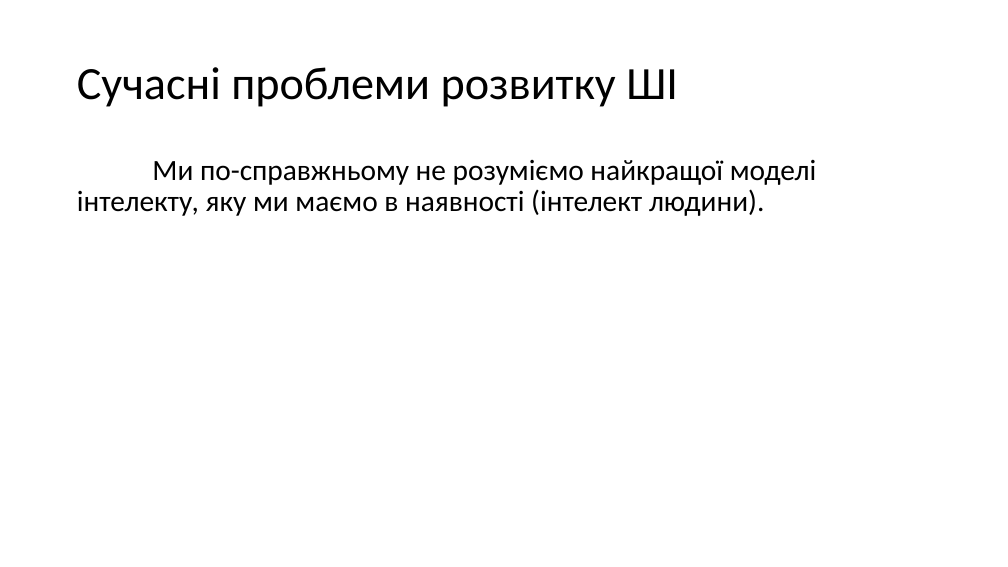
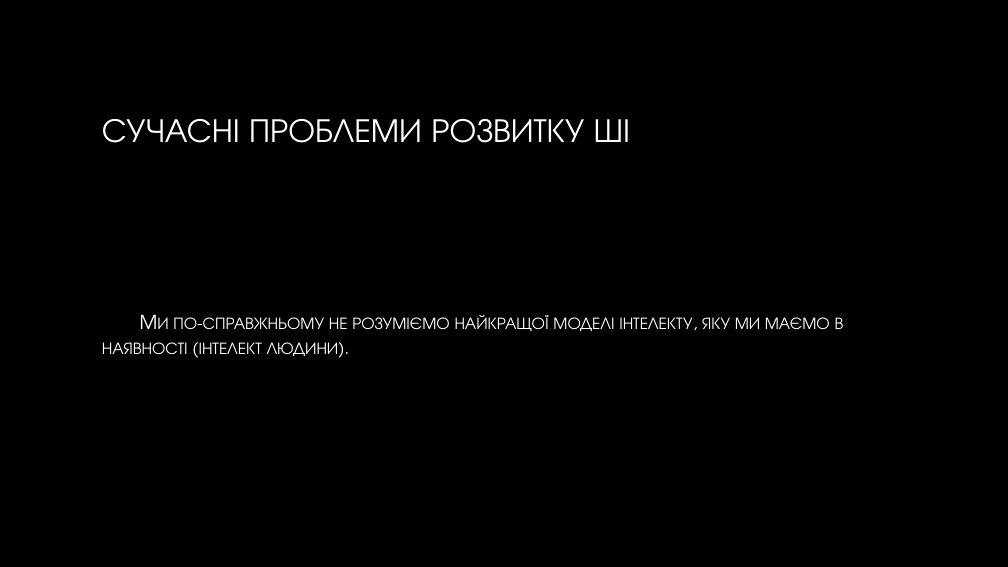
Before and after one commit to NazarkoNaN/Learning2021-2022, a slide deck: slide 12 of ОШІ/Сучасний стан та перспективи штучного інтелекту.pptx. Drawn at 1008x567 pixels with LibreOffice and Linux fonts; fonts in the diff are those of the drawing; background and template pictures are left out. Boxes give left, top, right and bottom in pixels: in the first picture for what was removed or moved away, otherwise in the second. Text is boxed around its words. In the diff, an @@ line names an element or a change of style, - is before the commit and + after.

```diff
--- a/ОШІ/Сучасний стан та перспективи штучного інтелекту.pptx
+++ b/ОШІ/Сучасний стан та перспективи штучного інтелекту.pptx
@@ background #FFFFFF to picture (left out) @@
@@ title at box(102, 119, 631, 143): text changed; size 44 to 32 pt; font Calibri to TeX Gyre Adventor; text colour #000000 to gradient #FFFFFF to #A6A6A6 @@
-Сучасні проблеми розвитку ШІ
+СУЧАСНІ ПРОБЛЕМИ РОЗВИТКУ ШІ
@@ text "Ми по-справжньому не розуміємо найкращої ...": place and size @@
-text "Ми по-справжньому не розуміємо найкращої ..." at box(77, 160, 816, 216)
+text "Ми по-справжньому не розуміємо найкращої ..." at box(102, 315, 844, 358)
@@ text "Ми по-справжньому не розуміємо найкращої ..." at box(102, 315, 844, 358): size 28 to 20 pt, font Calibri to TeX Gyre Adventor, text colour #000000 to gradient #FFFFFF to #BFBFBF, small capitals on; line spacing 0.9 to 1; vertical alignment top to middle @@
```
Also in this commit, not shown: 14 other slides changed, 11 other files.
